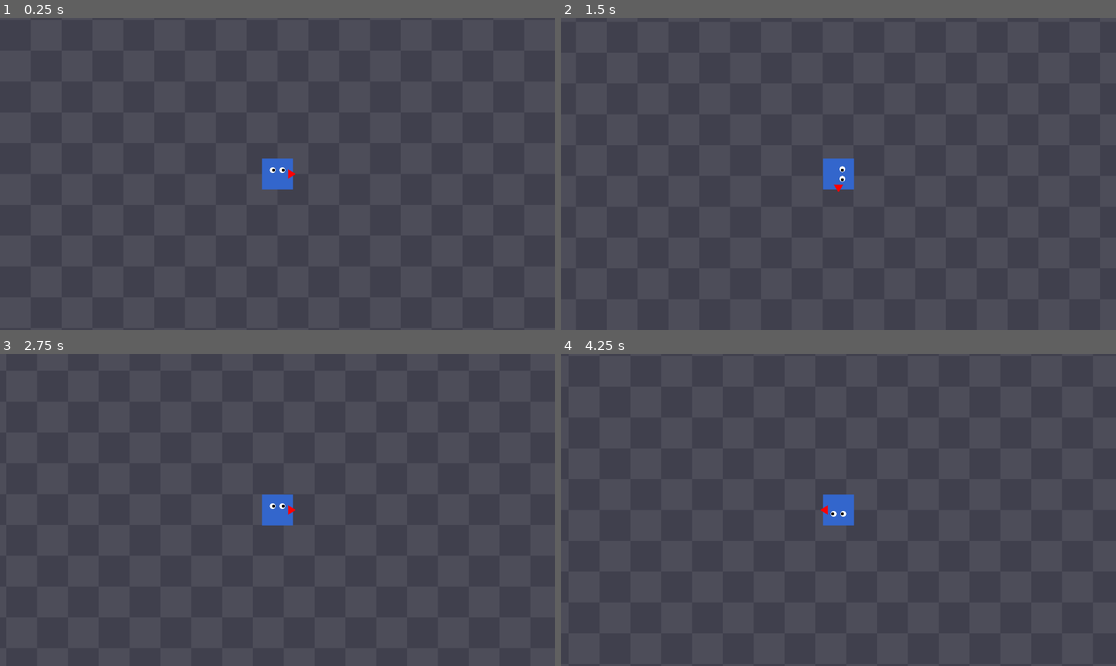
Above: before the commit, frames 1-4 (two rows, left to right).
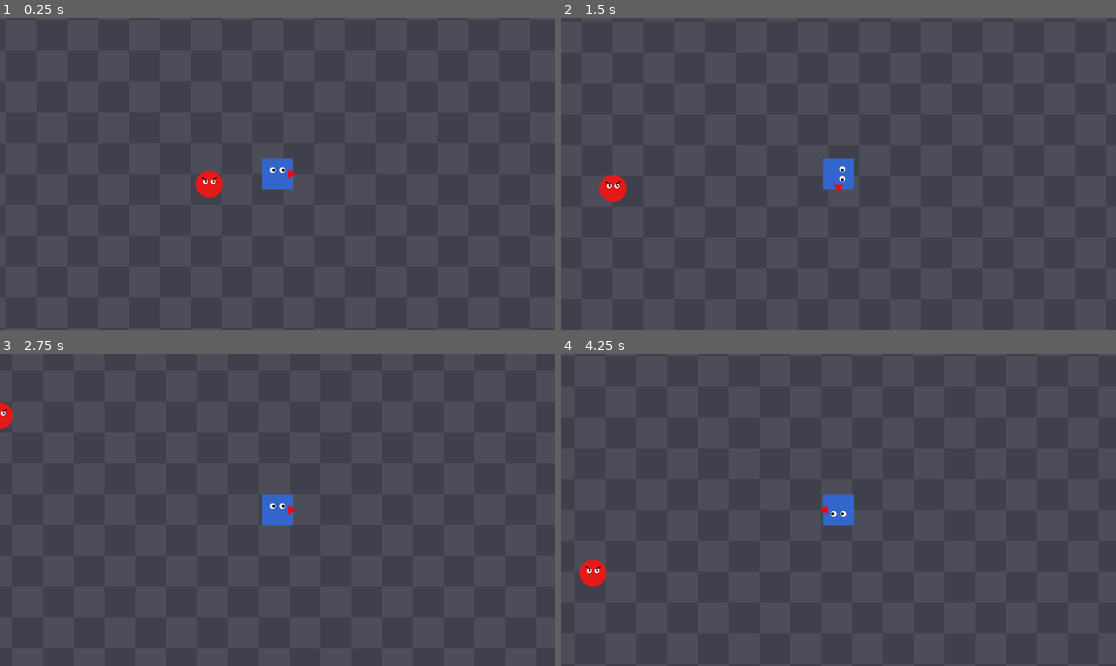
Above: after the commit, the same moments.

Repository: BadPencil/robot
Game: Godot game, scene res://scenes/robot.tscn
Two runs of this game, one before a commit and one after it. Both use one fixed random seed, a clock stepped at 60 frames per second and the inputs below.
Inputs:
- Up to frame 1 (0.25 s): no input
- Up to frame 2 (1.5 s): hold D 0.53-1.28 s; hold S from 1.28 s (still down)
- Up to frame 3 (2.75 s): release S at 2.03 s; hold D from 2.03 s (still down)
- Up to frame 4 (4.25 s): release D at 2.78 s; hold W 2.78-3.53 s; tap Enter at 3.5 s; hold A from 3.53 s (still down)

The runs differ from the first frame. In frame 1, 0.3% of the frame differs, in the area x 35-41%, y 48-58%; in frame 2, 0.3%, in the area x 6-12%, y 50-60%; in frame 3, 0.2%; in frame 4, 0.3%.

Commit message:
feat: add random enemy, translate docs to Chinese

Diff:
--- /dev/null
+++ b/scenes/enemy.tscn
@@ -0,0 +1,12 @@
+[gd_scene load_steps=2 format=3]
+
+[ext_resource type="Script" path="res://scripts/enemy.gd" id="1"]
+
+[sub_resource type="CircleShape2D" id="Circle"]
+radius = 28.0
+
+[node name="Enemy" type="CharacterBody2D"]
+script = ExtResource("1")
+
+[node name="CollisionShape2D" type="CollisionShape2D" parent="."]
+shape = SubResource("Circle")
--- a/scenes/robot.tscn
+++ b/scenes/robot.tscn
@@ -1,7 +1,8 @@
-[gd_scene load_steps=3 format=3 uid="uid://dxo7emqkf6vnm"]
+[gd_scene load_steps=4 format=3 uid="uid://dxo7emqkf6vnm"]
 
 [ext_resource type="Script" path="res://scripts/robot.gd" id="1_robot"]
 [ext_resource type="Script" path="res://scripts/world.gd" id="2_world"]
+[ext_resource type="PackedScene" path="res://scenes/enemy.tscn" id="3_enemy"]
 
 [sub_resource type="RectangleShape2D" id="Rect"]
 size = Vector2(64, 64)
@@ -16,3 +17,5 @@
 shape = SubResource("Rect")
 
 [node name="Camera2D" type="Camera2D" parent="Robot"]
+
+[node name="Enemy" parent="." instance=ExtResource("3_enemy")]
--- /dev/null
+++ b/scripts/enemy.gd
@@ -0,0 +1,42 @@
+extends CharacterBody2D
+
+@export var speed: float = 150.0
+@export var boundary: float = 1200.0
+
+var _direction := Vector2.ZERO
+var _change_timer := 0.0
+
+
+func _ready() -> void:
+	pick_direction()
+
+
+func _physics_process(delta: float) -> void:
+	_change_timer -= delta
+	if _change_timer <= 0.0:
+		pick_direction()
+
+	if position.length() > boundary:
+		pick_direction()
+		position = position.normalized() * boundary
+
+	velocity = _direction * speed
+	move_and_slide()
+
+	if get_last_slide_collision():
+		pick_direction()
+
+
+func pick_direction() -> void:
+	_direction = Vector2(randf_range(-1.0, 1.0), randf_range(-1.0, 1.0)).normalized()
+	_change_timer = randf_range(1.0, 3.0)
+
+
+func _draw() -> void:
+	draw_circle(Vector2.ZERO, 28, Color(0.9, 0.1, 0.1))
+	draw_circle(Vector2(-8, -5), 5, Color.WHITE)
+	draw_circle(Vector2(8, -5), 5, Color.WHITE)
+	draw_circle(Vector2(-7, -5), 2, Color.BLACK)
+	draw_circle(Vector2(9, -5), 2, Color.BLACK)
+	draw_line(Vector2(-16, -14), Vector2(-6, -8), Color.BLACK, 2)
+	draw_line(Vector2(16, -14), Vector2(6, -8), Color.BLACK, 2)
Not shown, added: scripts/enemy.gd.uid
Not shown, changed: docs/superpowers/plans/2026-05-15-robot-plan.md
Not shown, changed: docs/superpowers/specs/2026-05-15-robot-design.md
Not shown, added: docs/superpowers/specs/2026-05-16-enemy-design.md
